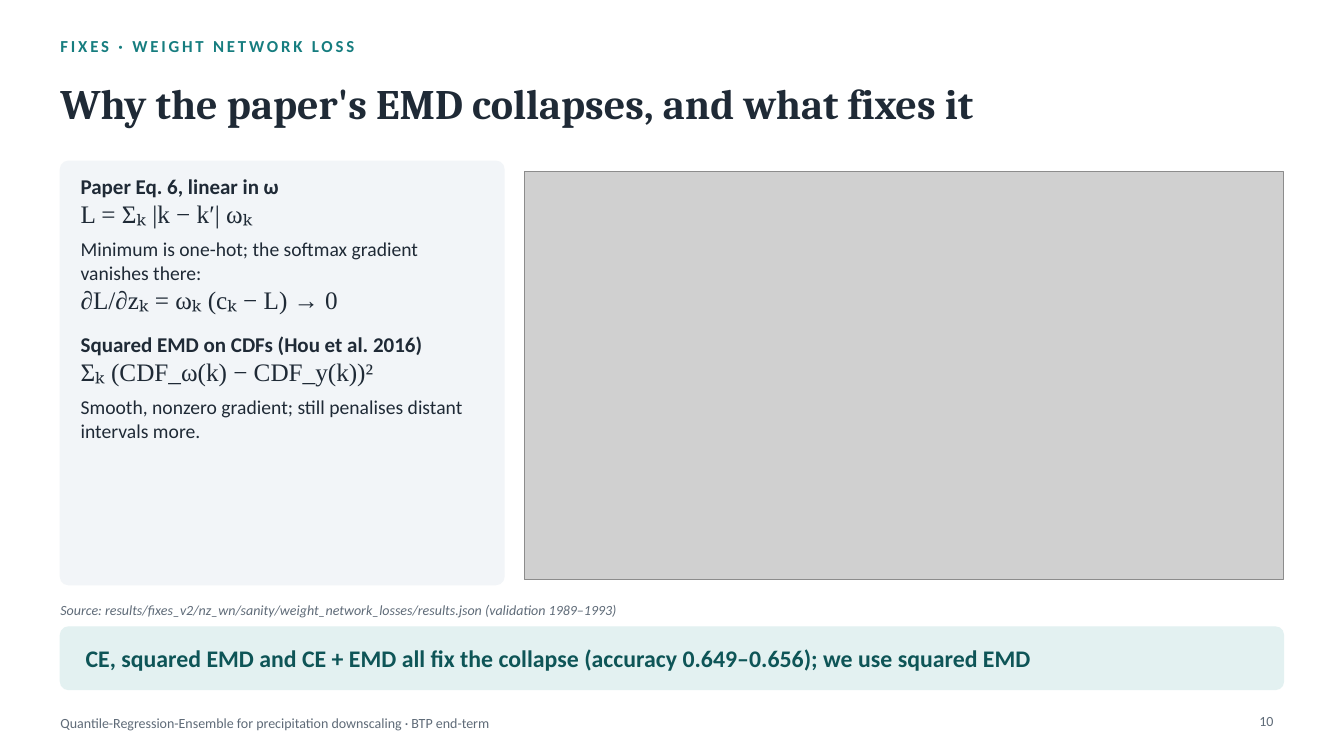
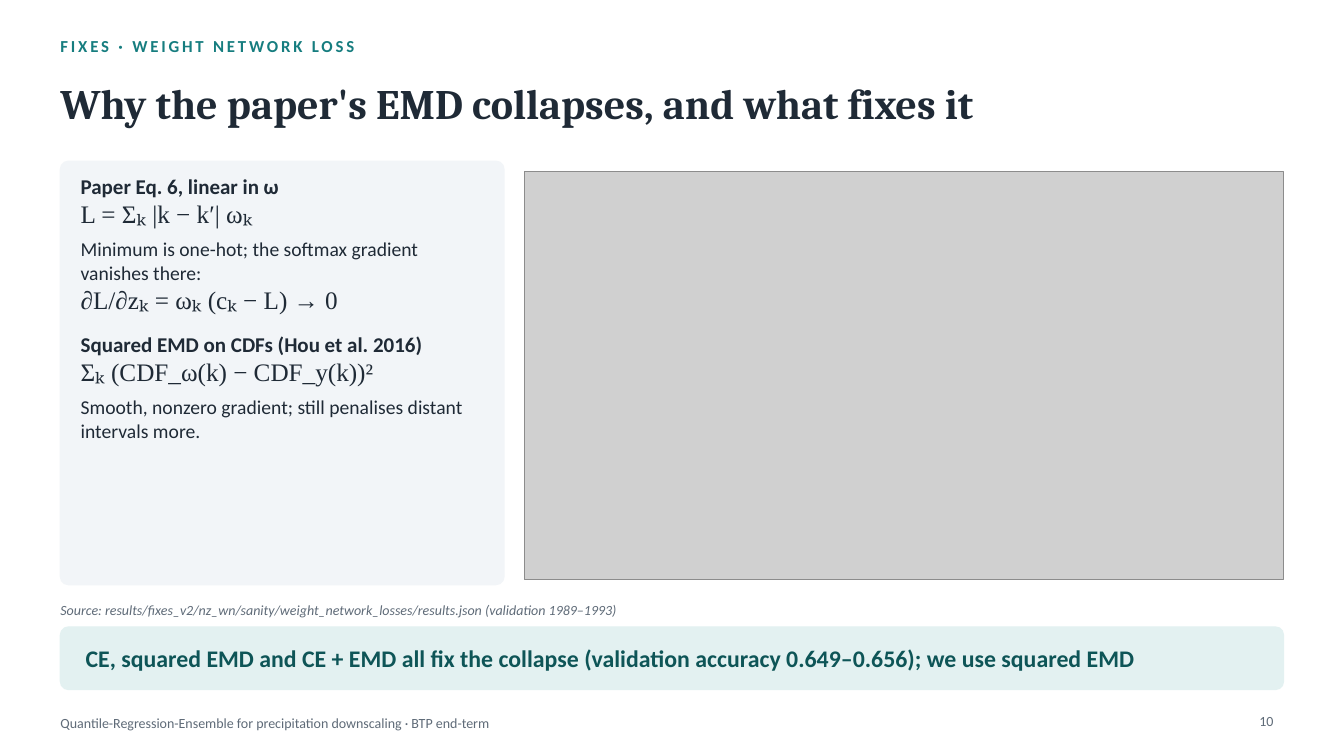
Before and after one commit to rajatjain3366/precipitation-downscaling, a slide deck: slide 10 of docs/presentation/BTP_endterm.pptx. Drawn at 1344x756 pixels with LibreOffice and Linux fonts; fonts in the diff are those of the drawing; grey boxes stand for pictures. Boxes give left, top, right and bottom in pixels: in the first picture for what was removed or moved away, otherwise in the second. Text is boxed around its words. In the diff, an @@ line names an element or a change of style, - is before the commit and + after.

```diff
--- a/docs/presentation/BTP_endterm.pptx
+++ b/docs/presentation/BTP_endterm.pptx
@@ text at [86,649,1134,671]: text changed @@
-CE, squared EMD and CE + EMD all fix the collapse (accuracy 0.649–0.656); we use squared EMD
+CE, squared EMD and CE + EMD all fix the collapse (validation accuracy 0.649–0.656); we use squared EMD
```
Also in this commit, not shown: 13 other slides changed, 7 other files.
